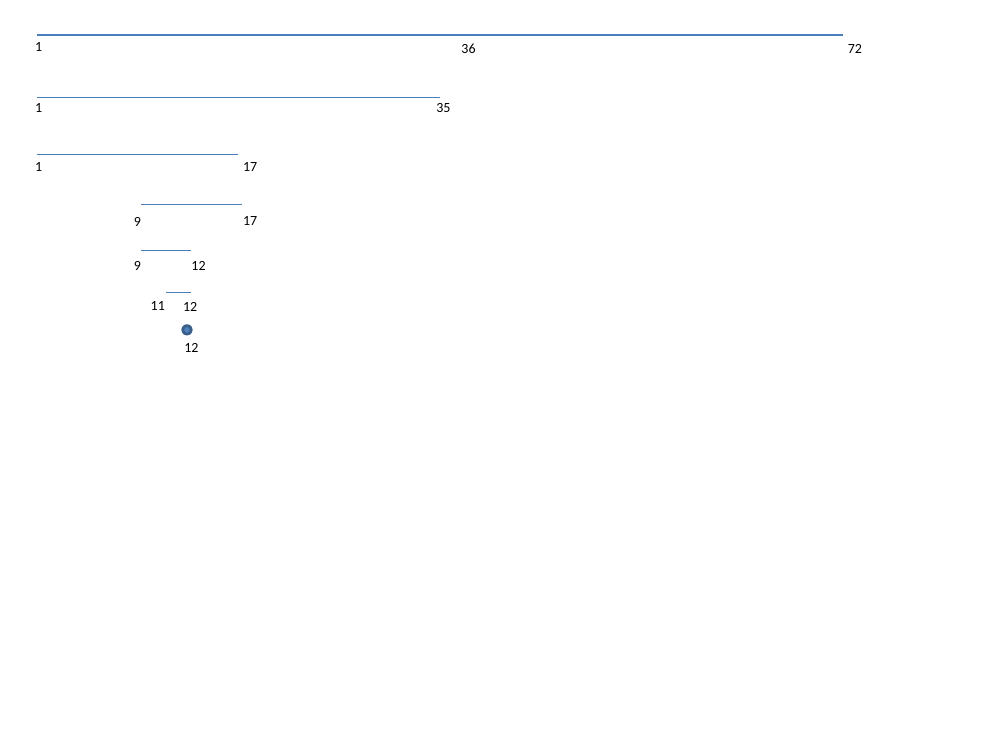
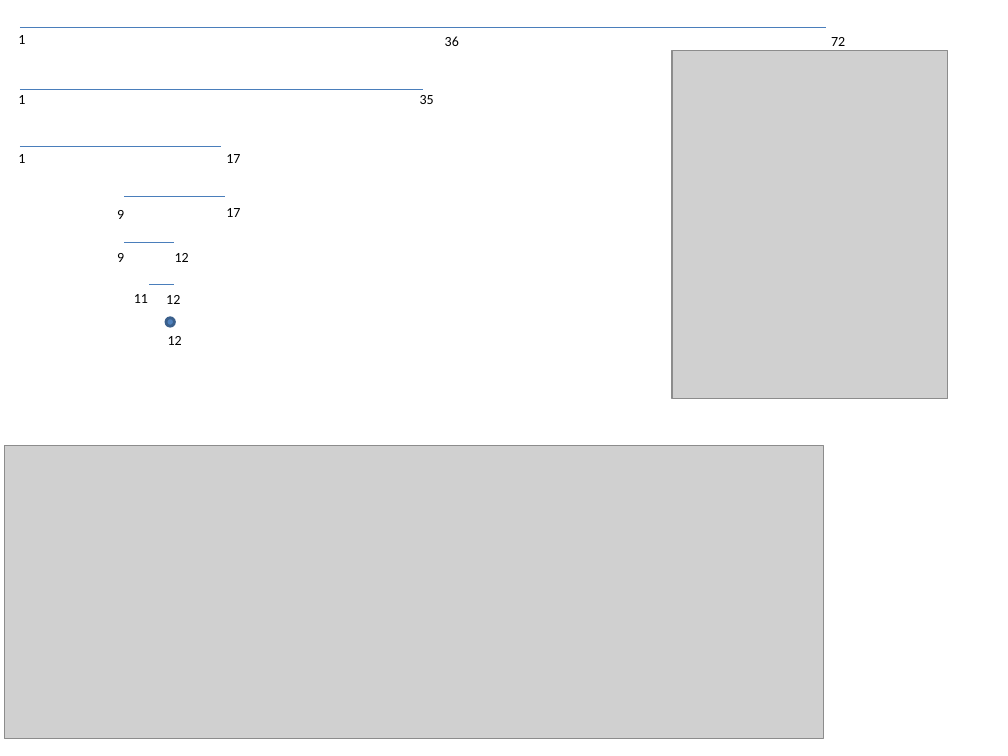
Before and after one commit to edvelezg/unb-java2, a slide deck: slide 1 of EBooks/Diagrams2.pptx. Drawn at 1008x756 pixels with LibreOffice and Linux fonts; fonts in the diff are those of the drawing; grey boxes stand for pictures. Boxes give left, top, right and bottom in pixels: in the first picture for what was removed or moved away, otherwise in the second. Text is boxed around its words. In the diff, an @@ line names an element or a change of style, - is before the commit and + after.

Commit message:
update

```diff
--- a/EBooks/Diagrams2.pptx
+++ b/EBooks/Diagrams2.pptx
@@ text "36": place and size @@
-text "36" at <box>461,43,475,53</box>
+text "36" at <box>445,36,459,46</box>
@@ picture added at <box>672,50,949,399</box> @@
@@ 5 texts: place and size @@
-5 texts at <box>35,162,257,352</box>
+5 texts at <box>18,154,240,345</box>
@@ 8 texts, 6 lines, 1 ellipse: place and size @@
-8 texts, 6 lines, 1 ellipse at <box>35,35,862,334</box>
+8 texts, 6 lines, 1 ellipse at <box>18,27,845,326</box>
@@ picture added at <box>4,446,823,739</box> @@
```
Also in this commit, not shown: 10 slides added.
